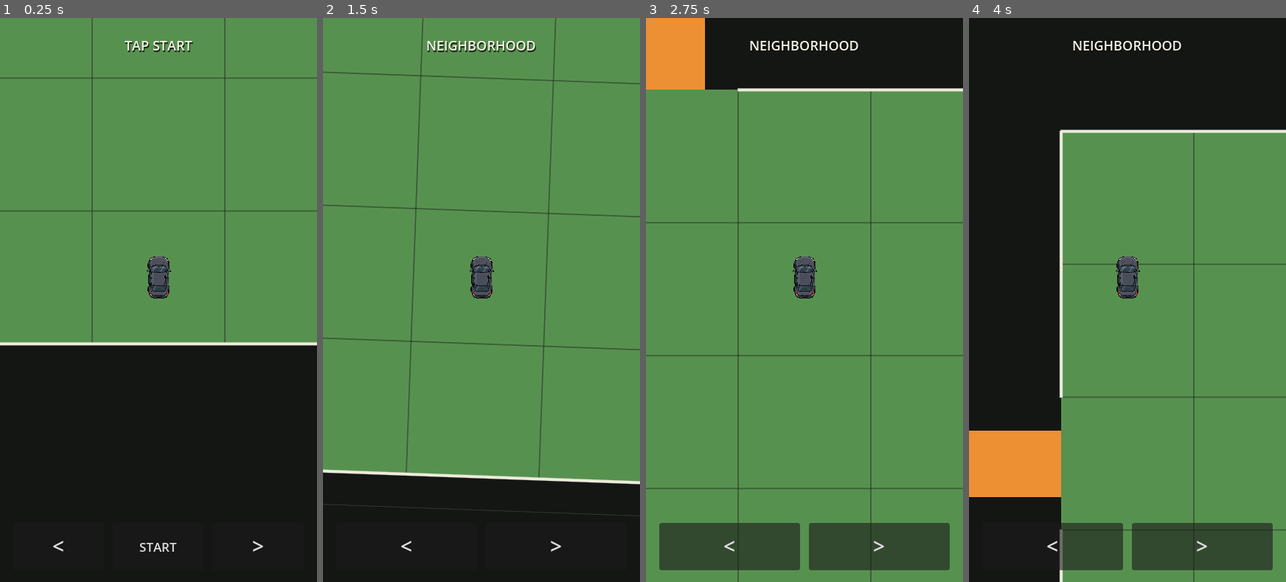
Above: before the commit, frames 1-4 (left to right).
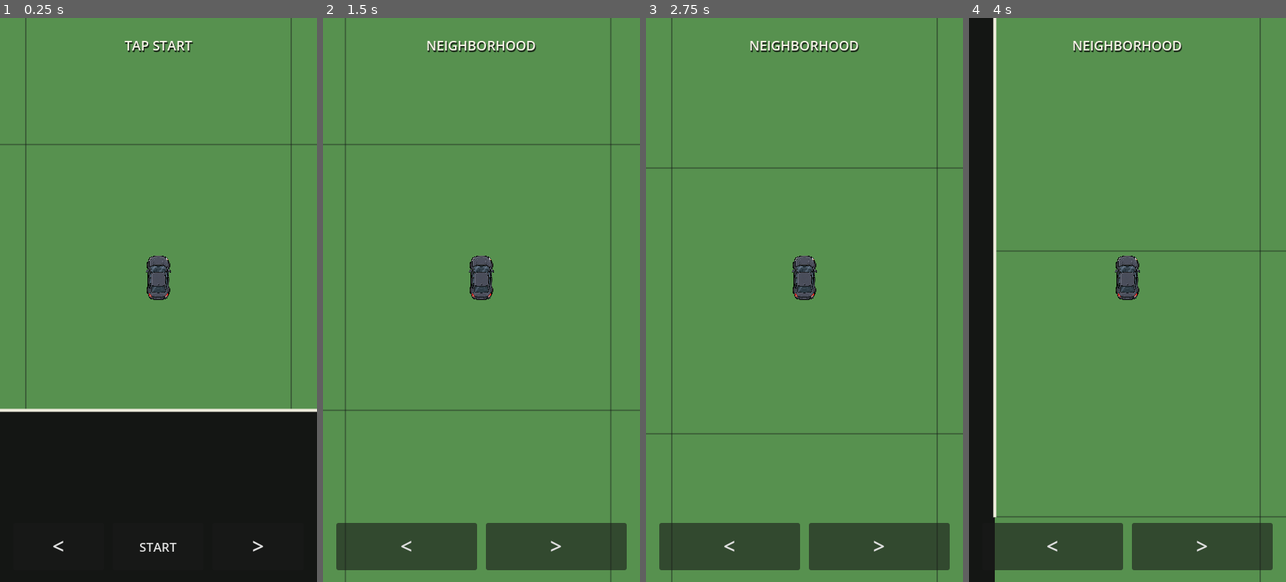
Above: after the commit, the same moments.

Repository: patrickcallahancomedy/comedian
Game: Godot game, scene res://scenes/drive/drive_module.tscn
The game is run twice, just before and just after one commit, with the same random seed, the same clock (stepped at 60 frames per second) and the same inputs.
Inputs (mouse positions are in pixels of both pictures, inside the frame that each line leads up to):
- Up to frame 1 (0.25 s): no input
- Up to frame 2 (1.5 s): click "START" at 0.5 s; tap Enter (ui_accept) at 1.25 s; move the mouse to (551, 271) at 1.27 s; hold Right from 1.28 s (still down); tap Space at 1.35 s; click (551, 271) at 1.42 s
- Up to frame 3 (2.75 s): tap Enter (ui_accept) at 1.52 s; release Right at 2 s; drag from (741, 328) to (788, 412) at 2.02 s
- Up to frame 4 (4 s): move the mouse to (1159, 175) at 2.77 s; hold Right 2.78-3.5 s; tap Space at 2.85 s; drag from (1111, 412) to (1032, 215) at 3.52 s

The runs differ from the first frame. In frame 1, 14% of the frame differs, in the area x 0-100%, y 0-70%; in frame 2, 21%; in frame 3, 16%; in frame 4, 38%, in the area x 0-100%, y 0-100%.

Commit message:
Tune drive grid scaling and scene metadata
Updated the drive scene to use Godot UID references and added unique node IDs for the arrival UI. Adjusted grid timing and display/world scaling constants to better match the camera and car proportions, and removed the stale ground background z-index.

Diff:
--- a/godot/scenes/drive/drive_module.tscn
+++ b/godot/scenes/drive/drive_module.tscn
@@ -1,9 +1,8 @@
 [gd_scene format=3 uid="uid://toj3nfh0umto"]
 
-[ext_resource type="Script" path="res://scripts/drive/drive_grid_controller.gd" id="1_boj34"]
+[ext_resource type="Script" uid="uid://ddyjqns4g4t0g" path="res://scripts/drive/drive_grid_controller.gd" id="1_boj34"]
 [ext_resource type="Texture2D" uid="uid://dkqq7eu8lpill" path="res://assets/car/player_car_top.png" id="1_car"]
-
-[ext_resource type="Script" path="res://scripts/drive/drive_session.gd" id="3_session"]
+[ext_resource type="Script" uid="uid://dnqi0cw64kxjr" path="res://scripts/drive/drive_session.gd" id="3_session"]
 
 [node name="DriveModule" type="Control" unique_id=1084516026]
 layout_mode = 3
@@ -17,7 +16,6 @@
 metadata/_edit_horizontal_guides_ = [382.0]
 
 [node name="GroundBackground" type="ColorRect" parent="." unique_id=1313100671]
-z_index = 0
 layout_mode = 1
 anchors_preset = 15
 anchor_right = 1.0
@@ -53,7 +51,7 @@
 offset_top = 24.0
 offset_right = 358.0
 offset_bottom = 58.0
-theme_override_colors/font_color = Color(0.96, 0.95, 0.90, 1)
+theme_override_colors/font_color = Color(0.96, 0.95, 0.9, 1)
 theme_override_colors/font_shadow_color = Color(0.05, 0.06, 0.05, 0.75)
 theme_override_constants/shadow_offset_x = 1
 theme_override_constants/shadow_offset_y = 2
@@ -103,7 +101,7 @@
 theme_override_font_sizes/font_size = 28
 text = ">"
 
-[node name="Arrival" type="PanelContainer" parent="."]
+[node name="Arrival" type="PanelContainer" parent="." unique_id=1109936761]
 visible = false
 z_index = 5
 layout_mode = 0
@@ -112,11 +110,11 @@
 offset_right = 405.0
 offset_bottom = 515.0
 
-[node name="Layout" type="VBoxContainer" parent="Arrival"]
+[node name="Layout" type="VBoxContainer" parent="Arrival" unique_id=1996403995]
 layout_mode = 2
 theme_override_constants/separation = 18
 
-[node name="ArrivalText" type="Label" parent="Arrival/Layout"]
+[node name="ArrivalText" type="Label" parent="Arrival/Layout" unique_id=878007972]
 custom_minimum_size = Vector2(360, 130)
 layout_mode = 2
 theme_override_font_sizes/font_size = 20
@@ -125,12 +123,12 @@
 vertical_alignment = 1
 autowrap_mode = 2
 
-[node name="Replay" type="Button" parent="Arrival/Layout"]
+[node name="Replay" type="Button" parent="Arrival/Layout" unique_id=1288466631]
 custom_minimum_size = Vector2(0, 52)
 layout_mode = 2
 text = "DRIVE AGAIN"
 
-[node name="Continue" type="Button" parent="Arrival/Layout"]
+[node name="Continue" type="Button" parent="Arrival/Layout" unique_id=361681139]
 custom_minimum_size = Vector2(0, 52)
 layout_mode = 2
 text = "HEAD INSIDE"
--- a/godot/scripts/drive/drive_grid_controller.gd
+++ b/godot/scripts/drive/drive_grid_controller.gd
@@ -12,9 +12,11 @@
 const MAP = preload("res://scripts/drive/drive_grid_map.gd")
 
 const STEP_SECONDS := 1.0
-const TURN_SECONDS := 0.22
-const WORLD_ZOOM := 4.5
-const CAR_REFERENCE_SCALE := 0.62
+const TURN_SECONDS := 0.20
+const DISPLAY_SCALE := 1.0
+const WORLD_SCALE := 2.0
+const WORLD_ZOOM := 4.5 * DISPLAY_SCALE * WORLD_SCALE
+const CAR_REFERENCE_SCALE := 0.65 * DISPLAY_SCALE
 
 const NEIGHBORHOOD_COLOR := Color(0.34, 0.57, 0.31)
 const CONNECTOR_COLOR := Color(0.93, 0.56, 0.20)
Not shown, added: godot/scripts/drive/connected_drive.gd.uid
Not shown, added: godot/scripts/drive/drive_grid_controller.gd.uid
Not shown, added: godot/scripts/drive/drive_grid_map.gd.uid
Not shown, added: godot/scripts/drive/drive_road_network.gd.uid
Not shown, added: godot/tests/drive_grid_test.gd.uid
Not shown, added: godot/tests/drive_regression.gd.uid
Not shown, added: godot/tests/drive_visual.gd.uid
